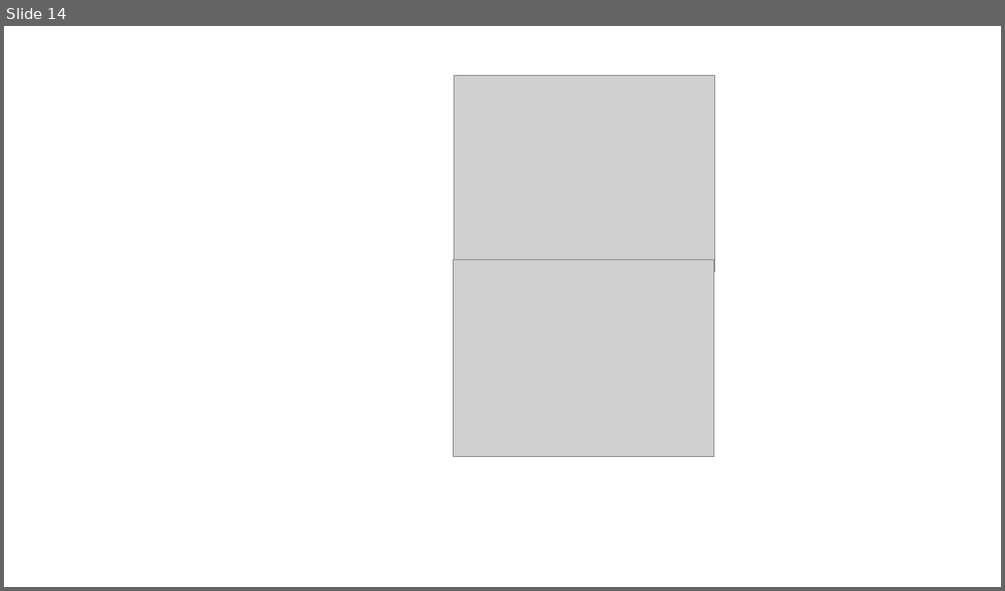
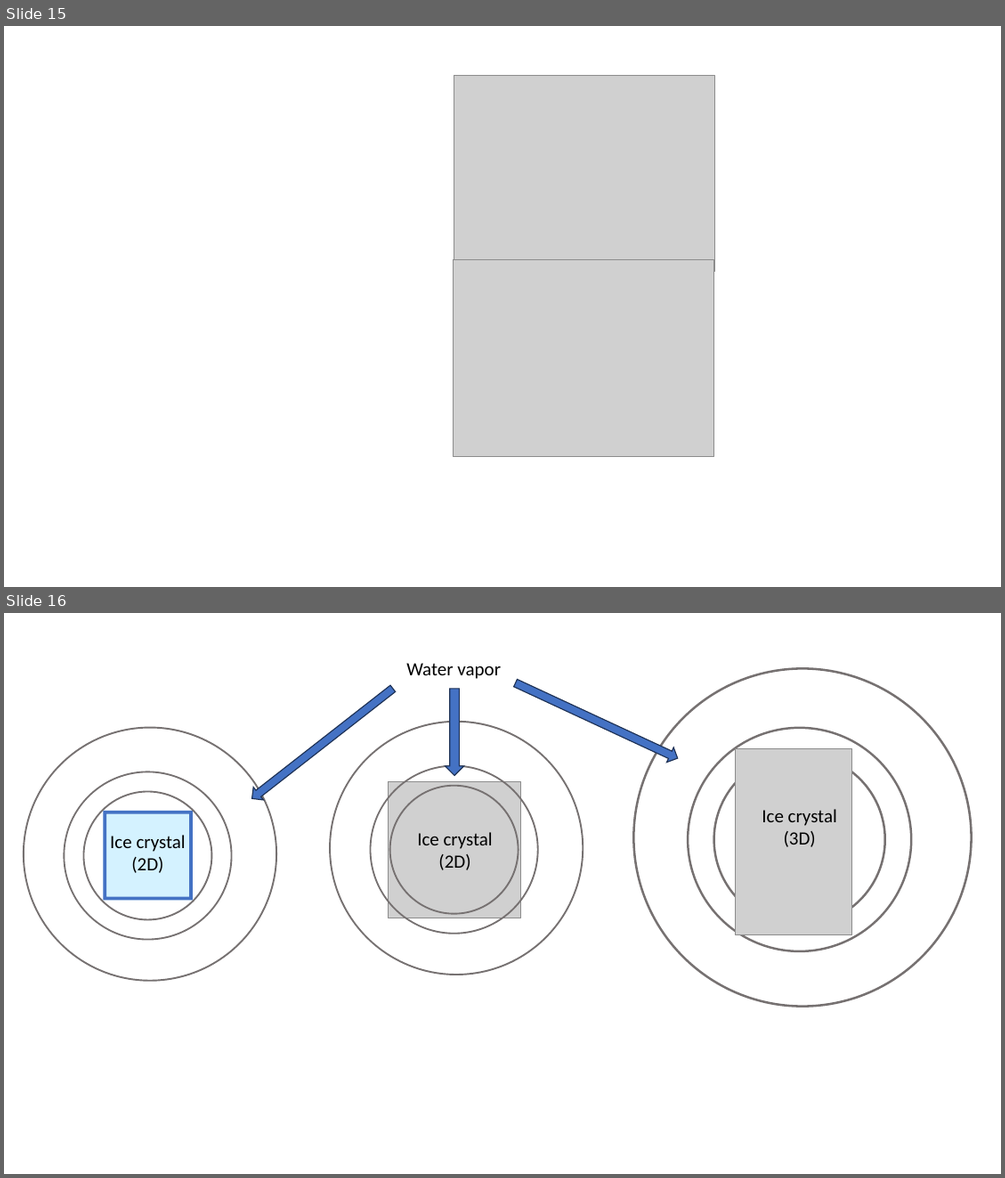
Before and after one commit to upschemistry/icecontinuum, a slide deck: nesh/graphics.pptx. Shown one above the other, each under a label of ours: slide 14 before the commit, slides 15 and 16 after it. The pictures are 1005x591 and 1005x1178 pixels, drawn with LibreOffice and Linux fonts; fonts in the diff are those of the drawing; grey boxes stand for pictures. Boxes give left, top, right and bottom in pixels: in the first picture for what was removed or moved away, otherwise in the second. Text is boxed around its words. In the diff, an @@ line names an element or a change of style, - is before the commit and + after.

Commit message:
Laying out a game plan for hexagonal crystals

```diff
--- a/nesh/graphics.pptx
+++ b/nesh/graphics.pptx
@@ slide 16 added at (4,613,1001,1174), background #FFFFFF @@
@@ right arrow added at (247,682,397,805), fill #4472C4, outline #1E3256 1 pt @@
@@ right arrow added at (512,675,681,766), fill #4472C4, outline #1E3256 1 pt @@
@@ group added at (633,667,972,1007): 3 donuts, 1 picture @@
@@ text added at (761,809,837,847), 18 pt, text #000000 @@
+Ice crystal
+(3D)
@@ group added at (23,727,278,981): 3 donuts, 2 frames, 1 text @@
+Ice crystal
+(2D)
@@ group added at (329,663,584,976): 3 donuts, 2 texts, 1 picture, 1 right arrow @@
+Water vapor
+Ice crystal
+(2D)
@@ what was slide 14 is now slide 15 @@
```
Also in this commit, not shown: 3 other slides added, 3 other files.
